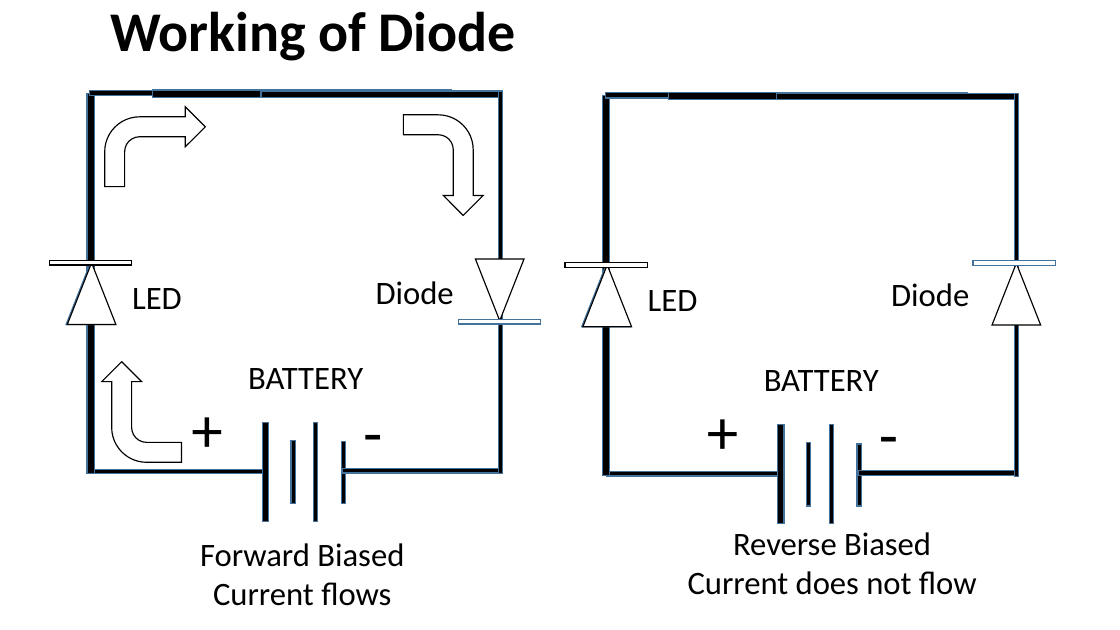
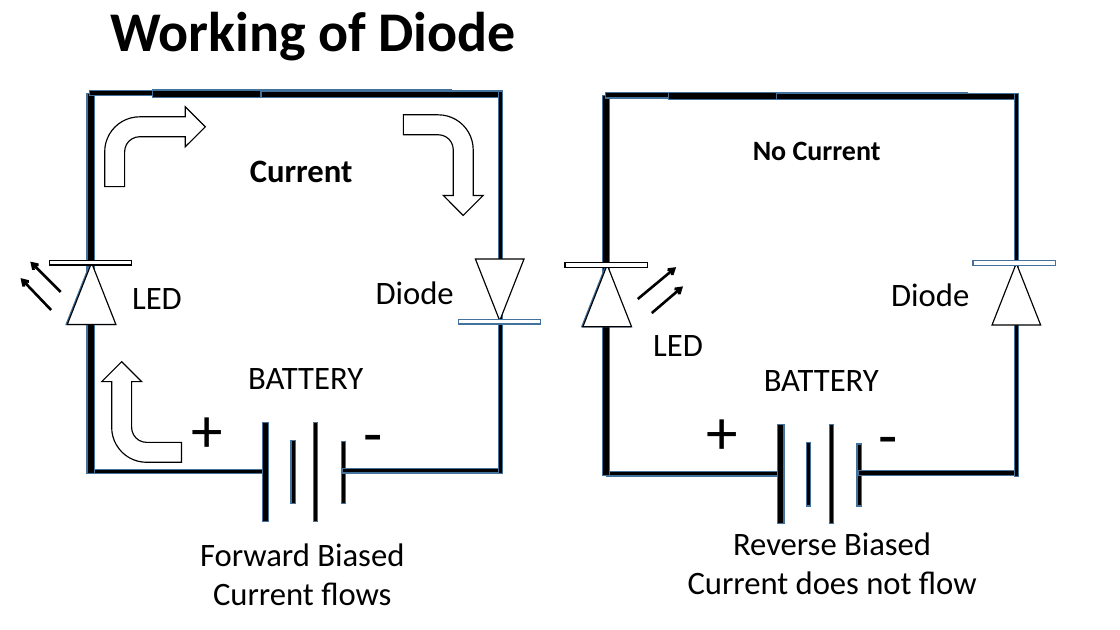
Before and after one commit to infocelab/embedded-projects, a slide deck: slide 20 of Documents/projects for schools.pptx. Drawn at 1120x630 pixels with LibreOffice and Linux fonts; fonts in the diff are those of the drawing. Boxes give left, top, right and bottom in pixels: in the first picture for what was removed or moved away, otherwise in the second. Text is boxed around its words. In the diff, an @@ line names an element or a change of style, - is before the commit and + after.

Commit message:
change

```diff
--- a/Documents/projects for schools.pptx
+++ b/Documents/projects for schools.pptx
@@ text added at bbox=[753, 141, 881, 161], 24 pt, text #000000, bold @@
+No Current
@@ text added at bbox=[250, 160, 352, 183], 28 pt, text #000000, bold @@
+Current
@@ arrow added from (60, 292) to (30, 261), #000000 2.25 pt @@
@@ arrow added from (638, 299) to (676, 267), #000000 2.25 pt @@
@@ arrow added from (51, 310) to (21, 278), #000000 2.25 pt @@
@@ arrow added from (652, 313) to (683, 287), #000000 2.25 pt @@
@@ text "LED": place and size @@
-text "LED" at bbox=[648, 290, 698, 311]
+text "LED" at bbox=[653, 335, 703, 356]
```
